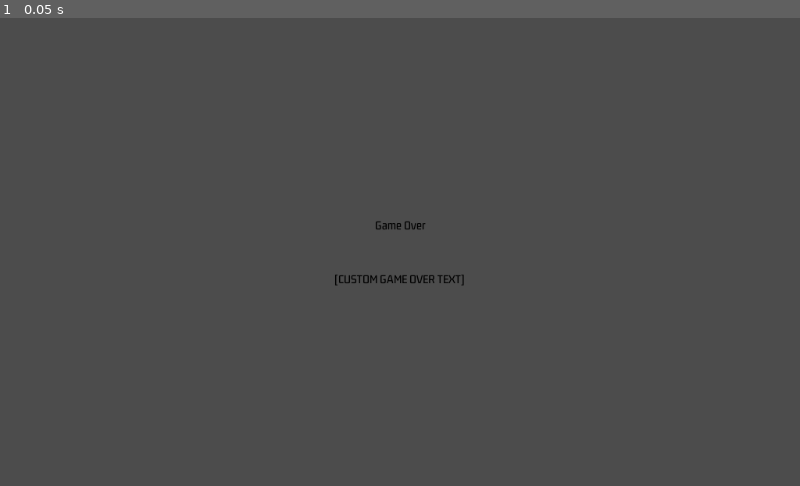
Above: before the commit, frame 1.
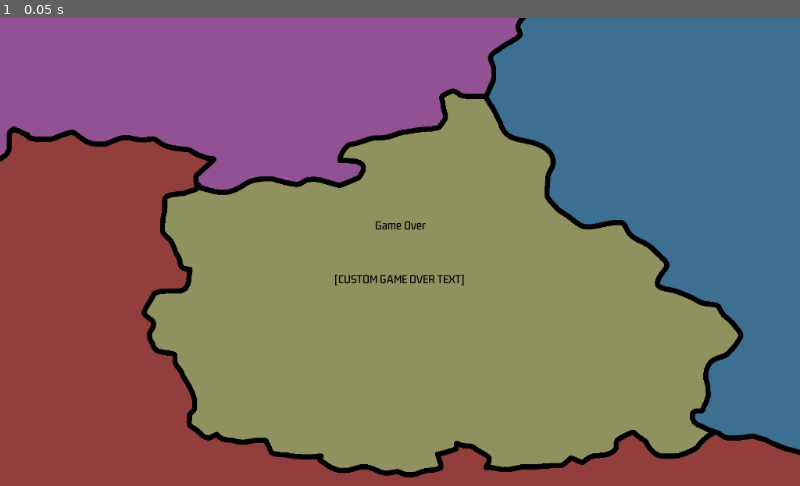
Above: after the commit, the same moment.

Repository: dsg-jam/LD49
Game: Godot game, scene res://scenes/game_over.tscn
The game is run twice, just before and just after one commit, with the same random seed, the same clock (stepped at 60 frames per second) and the same inputs. This scene is started directly instead of the project's main scene.
Inputs:
- Up to frame 1 (0.05 s): no input

The runs differ from the first frame. In frame 1, 100% of the frame differs, in the area x 0-100%, y 0-100%.
Error before the commit: Invalid get index of type 'String' (on base: 'Dictionary'). (res://scenes/game_over.gd:14)
Error after the commit: Invalid get index of type 'String' (on base: 'Dictionary'). (res://scripts/ui/game_over.gd:14)

Commit message:
Imporved end game states

Diff:
--- a/scenes/game_finished.tscn
+++ b/scenes/game_finished.tscn
@@ -1,8 +1,20 @@
-[gd_scene format=2]
+[gd_scene load_steps=2 format=2]
+
+[ext_resource path="res://assets/background/background_nation_combined.png" type="Texture" id=1]
 
 [node name="Control" type="Control"]
 anchor_right = 1.0
 anchor_bottom = 1.0
+__meta__ = {
+"_edit_use_anchors_": false
+}
+
+[node name="bg" type="TextureRect" parent="."]
+modulate = Color( 0.572549, 0.572549, 0.572549, 1 )
+anchor_right = 1.0
+anchor_bottom = 1.0
+texture = ExtResource( 1 )
+expand = true
 __meta__ = {
 "_edit_use_anchors_": false
 }
@@ -26,13 +38,15 @@
 valign = 1
 
 [node name="DeathNote" type="Label" parent="VBoxContainer"]
+margin_left = 100.0
 margin_top = 325.0
-margin_right = 1024.0
+margin_right = 924.0
 margin_bottom = 339.0
 size_flags_horizontal = 3
 text = "You were able to reign your country for a full week without loosing control of anything!"
 align = 1
 valign = 1
+autowrap = true
 __meta__ = {
 "_edit_use_anchors_": false
 }
--- a/scenes/game_over.tscn
+++ b/scenes/game_over.tscn
@@ -1,11 +1,22 @@
-[gd_scene load_steps=2 format=2]
+[gd_scene load_steps=3 format=2]
 
-[ext_resource path="res://scenes/game_over.gd" type="Script" id=1]
+[ext_resource path="res://scripts/ui/game_over.gd" type="Script" id=1]
+[ext_resource path="res://assets/background/background_nation_combined.png" type="Texture" id=2]
 
 [node name="Control" type="Control"]
 anchor_right = 1.0
 anchor_bottom = 1.0
 script = ExtResource( 1 )
+__meta__ = {
+"_edit_use_anchors_": false
+}
+
+[node name="bg" type="TextureRect" parent="."]
+modulate = Color( 0.572549, 0.572549, 0.572549, 1 )
+anchor_right = 1.0
+anchor_bottom = 1.0
+texture = ExtResource( 2 )
+expand = true
 __meta__ = {
 "_edit_use_anchors_": false
 }
@@ -27,7 +38,6 @@
 text = "Game Over"
 align = 1
 valign = 1
-percent_visible = -0.125
 
 [node name="DeathNote" type="Label" parent="VBoxContainer"]
 margin_top = 325.0
Renamed: scenes/game_over.gd -> scripts/ui/game_over.gd
